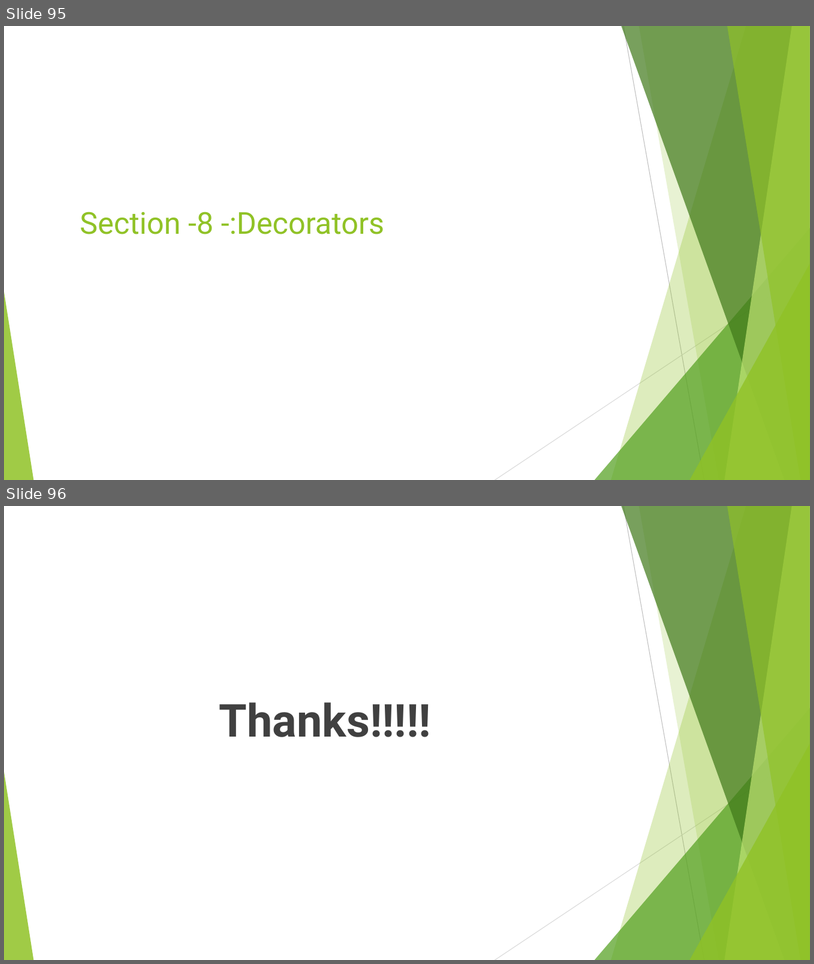
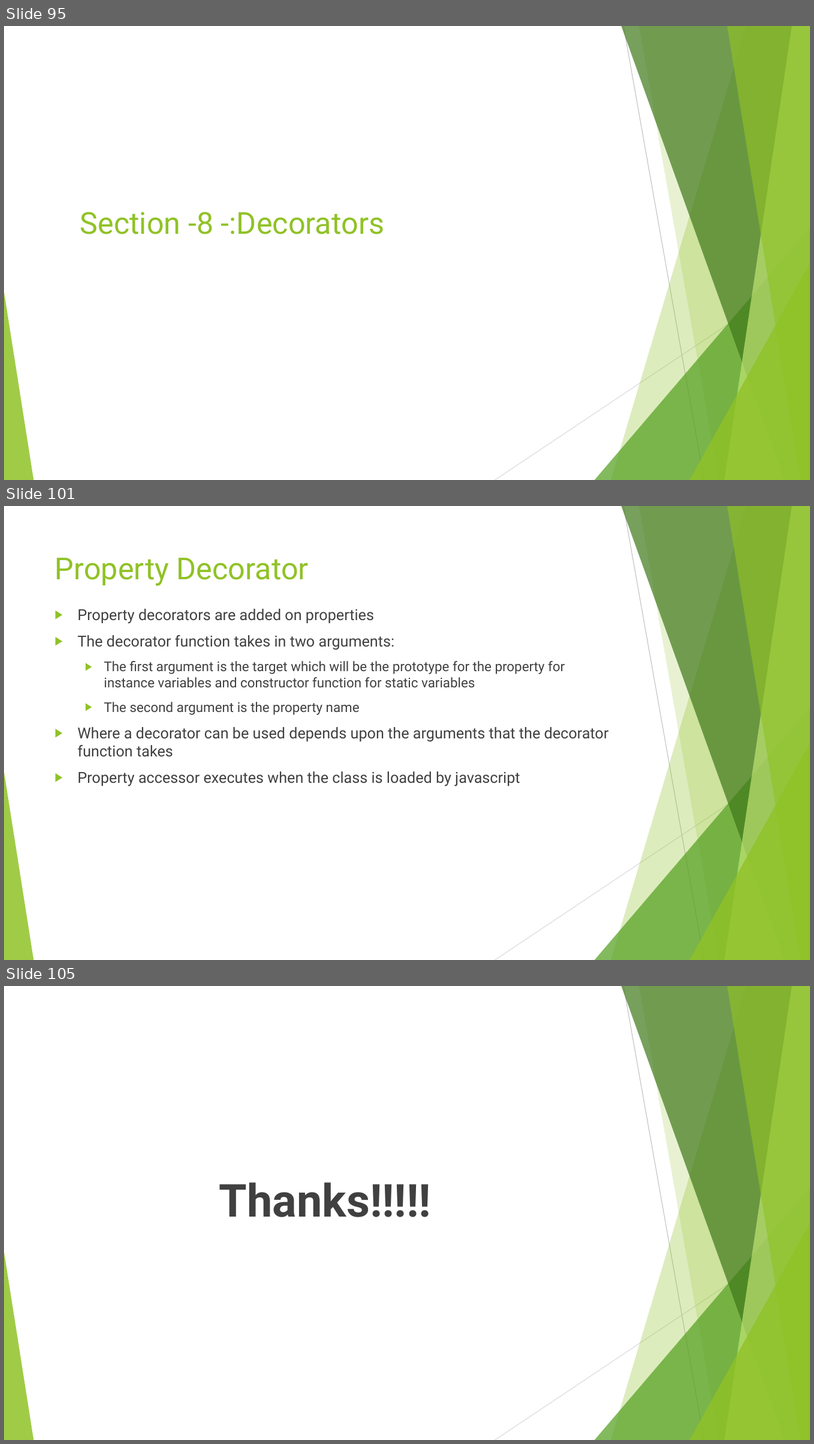
Before and after one commit to rudhrainfogain/TypeScript, a slide deck: PPT/TypeScriptv8.pptx. Shown one above the other, each under a label of ours: slides 95 and 96 before the commit, slides 95, 101 and 105 after it; the slides between them are not shown. The pictures are 814x964 and 814x1444 pixels, drawn with LibreOffice and Linux fonts; fonts in the diff are those of the drawing. Boxes give left, top, right and bottom in pixels: in the first picture for what was removed or moved away, otherwise in the second. Text is boxed around its words. In the diff, an @@ line names an element or a change of style, - is before the commit and + after.

Commit message:
Decorators Partial Code

```diff
--- a/PPT/TypeScriptv8.pptx
+++ b/PPT/TypeScriptv8.pptx
@@ slide 101 added at [4, 506, 810, 960], background #FFFFFF; not listed: 10 template elements that a slide beside it also shows @@
@@ title added at [55, 558, 309, 586], 36 pt, text #90C226 @@
+Property Decorator
@@ text added at [78, 609, 609, 786], 18 pt, text #404040 @@
+▶ Property decorators are added on properties
+▶ The decorator function takes in two arguments:
+  ▶ The first argument is the target which will be the prototype for the property for instance variables and constructor function for static variables
+  ▶ The second argument is the property name
+▶ Where a decorator can be used depends upon the arguments that the decorator function takes
+▶ Property accessor executes when the class is loaded by javascript
@@ what was slide 96 is now slide 105 @@
```
Also in this commit, not shown: 8 other slides added, 4 other files.
